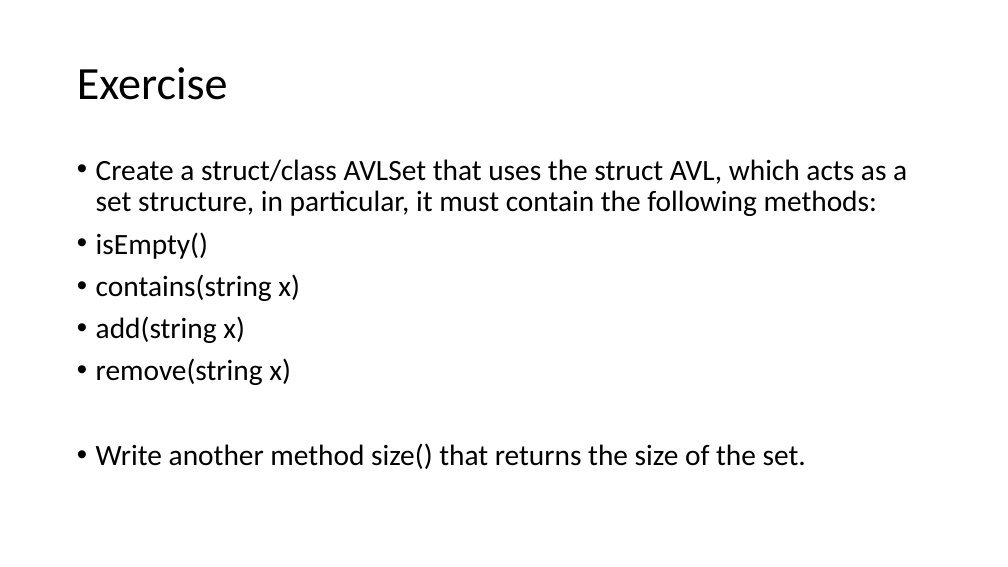
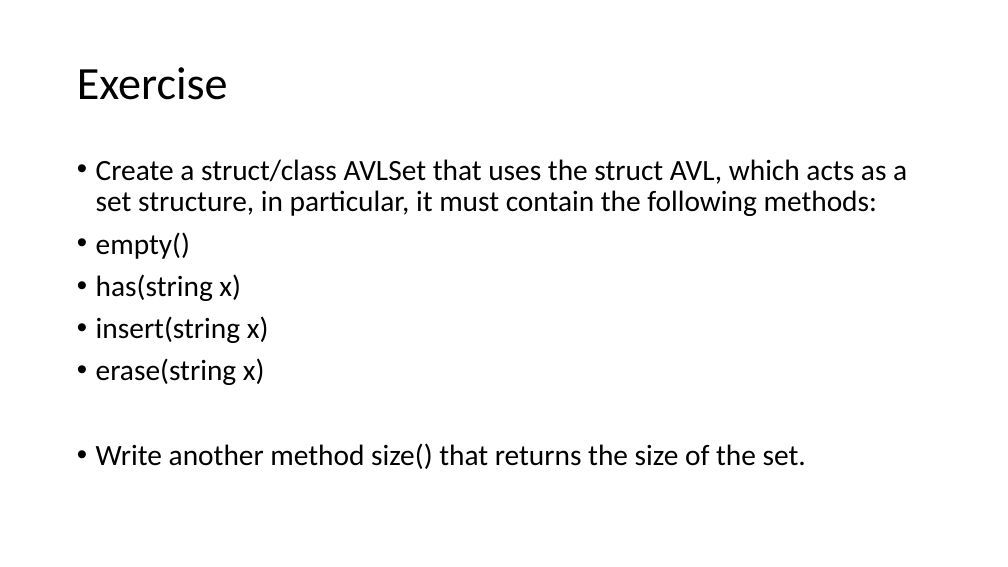
Before and after one commit to kwea123/cpp_data_algo, a slide deck: slide 57 of 2_Tree.pptx (slide 55 before the commit). Drawn at 1008x567 pixels with LibreOffice and Linux fonts; fonts in the diff are those of the drawing. Boxes give left, top, right and bottom in pixels: in the first picture for what was removed or moved away, otherwise in the second. Text is boxed around its words. In the diff, an @@ line names an element or a change of style, - is before the commit and + after.

```diff
--- a/2_Tree.pptx
+++ b/2_Tree.pptx
@@ text at (96, 232, 269, 385): text changed @@
-• isEmpty()
-• contains(string x)
-• add(string x)
-• remove(string x)
+• empty()
+• has(string x)
+• insert(string x)
+• erase(string x)
```
Also in this commit, not shown: 4 other slides changed, 2 slides added, 3 other files.
